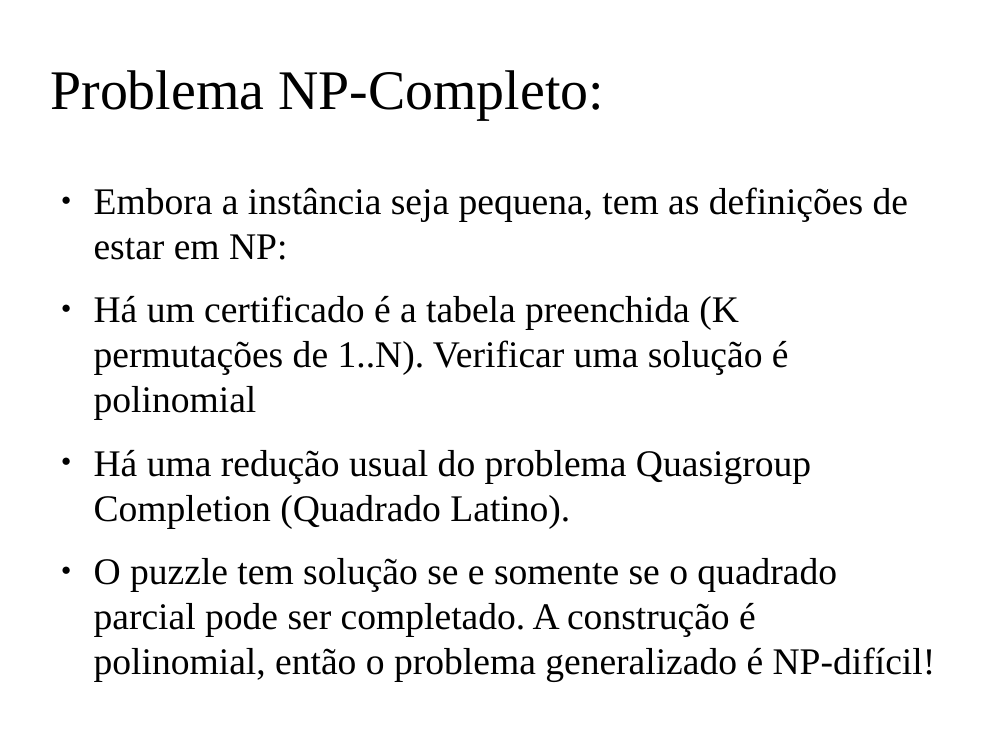
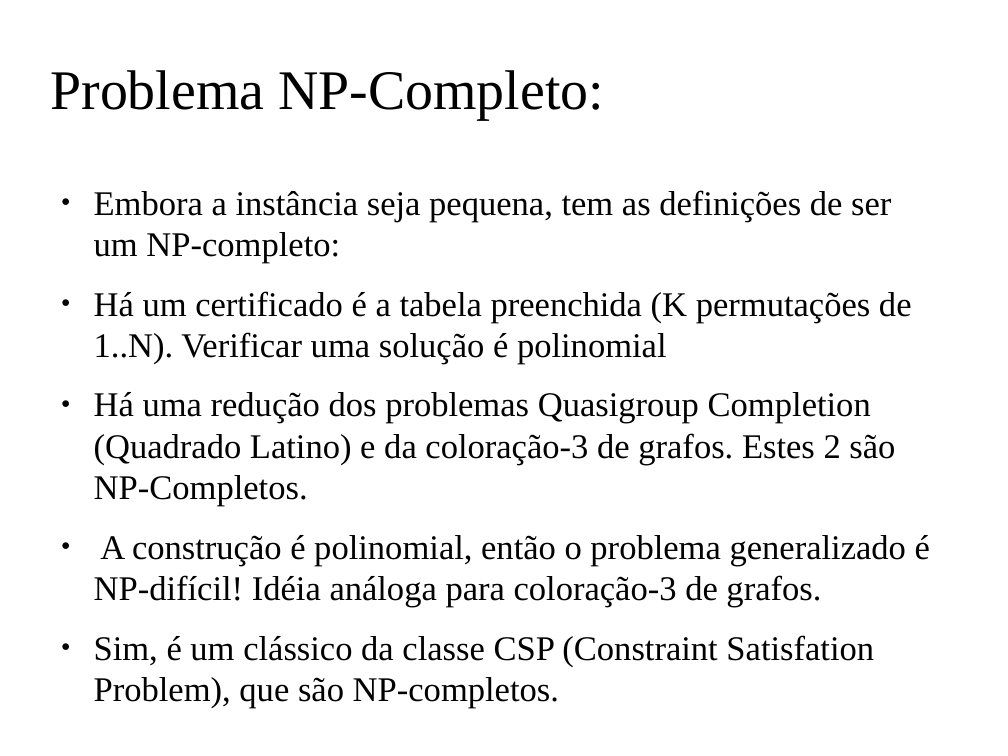
Before and after one commit to claudiosa/CCS, a slide deck: slide 7 of picat/YOUTUBE_Racha_Cuca/slides_racha_cuca.odp. Drawn at 1008x756 pixels with LibreOffice and Linux fonts; fonts in the diff are those of the drawing; background and template pictures are left out. Boxes give left, top, right and bottom in pixels: in the first picture for what was removed or moved away, otherwise in the second. Text is boxed around its words. In the diff, an @@ line names an element or a change of style, - is before the commit and + after.

```diff
--- a/picat/YOUTUBE_Racha_Cuca/slides_racha_cuca.odp
+++ b/picat/YOUTUBE_Racha_Cuca/slides_racha_cuca.odp
@@ text at [94,190,891,263]: text changed; size 29.6 to 27.2 pt @@
-● Embora a instância seja pequena, tem as definições de estar em NP:
+● Embora a instância seja pequena, tem as definições de ser um NP-completo:
@@ text at [94,291,912,364]: size 29.6 to 27.2 pt in "Há um certificado é a tabela preenchida ..." @@
@@ text at [94,392,930,708]: text changed; size 29.6 to 27.2 pt @@
-● Há uma redução usual do problema Quasigroup Completion (Quadrado Latino).
-● O puzzle tem solução se e somente se o quadrado parcial pode ser completado. A construção é polinomial, então o problema generalizado é NP-difícil!
+● Há uma redução dos problemas Quasigroup Completion (Quadrado Latino) e da coloração-3 de grafos. Estes 2 são NP-Completos.
+● A construção é polinomial, então o problema generalizado é NP-difícil! Idéia análoga para coloração-3 de grafos.
+● Sim, é um clássico da classe CSP (Constraint Satisfation Problem), que são NP-completos.
```
Also in this commit, not shown: 4 other slides changed, 3 slides added, 2 slides removed, 6 other files.
